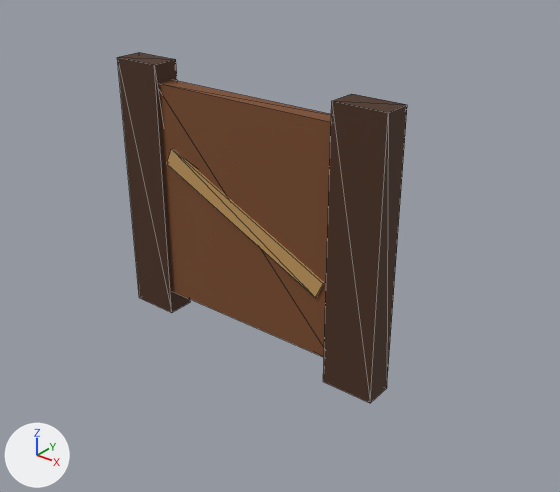
The glTF model assets/facilities/gate_pedestrian_wicket.glb as it was, and as the next commit left it.
Both versions are drawn from a 50 mm lens placed at (1.89, -2.16, 1.84), pointed at (0.14, 0.03, 0.48). Every picture has the same lights, and +X, +Y and +Z are marked at lower left. The picture after the commit comes second. Mesh edges are drawn as thin lines. Vertices at exactly the same position are counted once.

In view in the first picture: 'SM_facilities_gate_pedestrian_wicket'.
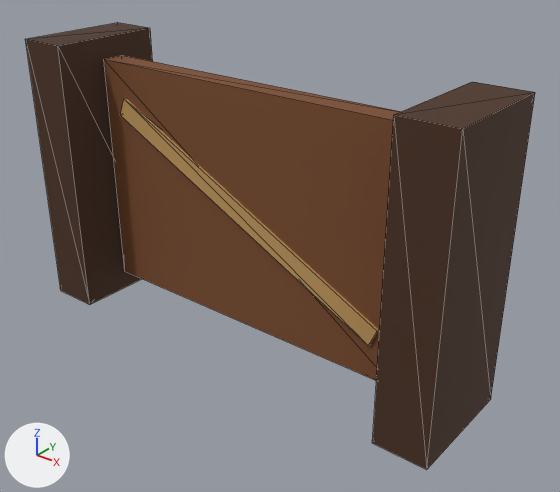
The change, as a diff of the scene's bpy script:
```diff
--- a/assets/facilities/gate_pedestrian_wicket.glb.py
+++ b/assets/facilities/gate_pedestrian_wicket.glb.py
@@ me_sm_facilities_gate_pedestrian_wicket @@
-me_sm_facilities_gate_pedestrian_wicket.from_pydata(...)  # 32 vertices, 48 faces; spans x -0.65..0.65, y -0.06..0.06, z 0.0..1.14
-me_sm_facilities_gate_pedestrian_wicket.vertices[0].co = (-0.65, -0.06, 0.0)  # pixel (139, 297)
-me_sm_facilities_gate_pedestrian_wicket.vertices[1].co = (-0.65, -0.06, 1.14)  # pixel (117, 57)
-me_sm_facilities_gate_pedestrian_wicket.vertices[2].co = (-0.65, 0.06, 0.0)
-me_sm_facilities_gate_pedestrian_wicket.vertices[3].co = (-0.65, 0.06, 1.14)  # pixel (139, 52)
-me_sm_facilities_gate_pedestrian_wicket.vertices[4].co = (-0.43, -0.06, 0.0)  # pixel (171, 312)
-me_sm_facilities_gate_pedestrian_wicket.vertices[5].co = (-0.43, -0.06, 1.14)  # pixel (154, 64)
-me_sm_facilities_gate_pedestrian_wicket.vertices[6].co = (-0.43, 0.06, 0.0)  # pixel (190, 302)
-me_sm_facilities_gate_pedestrian_wicket.vertices[7].co = (-0.43, 0.06, 1.14)  # pixel (175, 59)
-me_sm_facilities_gate_pedestrian_wicket.vertices[8].co = (0.43, -0.06, 0.0)  # pixel (323, 381)
-me_sm_facilities_gate_pedestrian_wicket.vertices[9].co = (0.43, -0.06, 1.14)  # pixel (331, 100)
-me_sm_facilities_gate_pedestrian_wicket.vertices[10].co = (0.43, 0.06, 0.0)
-me_sm_facilities_gate_pedestrian_wicket.vertices[11].co = (0.43, 0.06, 1.14)  # pixel (351, 93)
-me_sm_facilities_gate_pedestrian_wicket.vertices[12].co = (0.65, -0.06, 0.0)  # pixel (370, 403)
-me_sm_facilities_gate_pedestrian_wicket.vertices[13].co = (0.65, -0.06, 1.14)  # pixel (388, 112)
-me_sm_facilities_gate_pedestrian_wicket.vertices[14].co = (0.65, 0.06, 0.0)  # pixel (386, 388)
-me_sm_facilities_gate_pedestrian_wicket.vertices[15].co = (0.65, 0.06, 1.14)  # pixel (407, 104)
-me_sm_facilities_gate_pedestrian_wicket.vertices[16].co = (-0.456, -0.04, 0.1)
-me_sm_facilities_gate_pedestrian_wicket.vertices[17].co = (-0.456, -0.04, 1.06)
-me_sm_facilities_gate_pedestrian_wicket.vertices[18].co = (-0.456, 0.04, 0.1)
-me_sm_facilities_gate_pedestrian_wicket.vertices[19].co = (-0.456, 0.04, 1.06)
-me_sm_facilities_gate_pedestrian_wicket.vertices[20].co = (0.456, -0.04, 0.1)
-me_sm_facilities_gate_pedestrian_wicket.vertices[21].co = (0.456, -0.04, 1.06)
-me_sm_facilities_gate_pedestrian_wicket.vertices[22].co = (0.456, 0.04, 0.1)
-me_sm_facilities_gate_pedestrian_wicket.vertices[23].co = (0.456, 0.04, 1.06)
-me_sm_facilities_gate_pedestrian_wicket.vertices[24].co = (-0.408, -0.05, 0.726)  # pixel (166, 163)
-me_sm_facilities_gate_pedestrian_wicket.vertices[25].co = (-0.375, -0.05, 0.799)  # pixel (171, 148)
-me_sm_facilities_gate_pedestrian_wicket.vertices[26].co = (-0.408, 0.05, 0.726)
-me_sm_facilities_gate_pedestrian_wicket.vertices[27].co = (-0.375, 0.05, 0.799)
-me_sm_facilities_gate_pedestrian_wicket.vertices[28].co = (0.375, -0.05, 0.361)  # pixel (315, 297)
-me_sm_facilities_gate_pedestrian_wicket.vertices[29].co = (0.408, -0.05, 0.434)  # pixel (323, 283)
-me_sm_facilities_gate_pedestrian_wicket.vertices[30].co = (0.375, 0.05, 0.361)
-me_sm_facilities_gate_pedestrian_wicket.vertices[31].co = (0.408, 0.05, 0.434)
+me_sm_facilities_gate_pedestrian_wicket.from_pydata(...)  # 32 vertices, 48 faces; spans x -1.0..1.0, y -0.25..0.25, z 0.0..1.2
+# me_sm_facilities_gate_pedestrian_wicket part 1
+me_sm_facilities_gate_pedestrian_wicket.vertices[0].co = (-1.0, -0.25, 0.0)  # pixel (60, 290)
+me_sm_facilities_gate_pedestrian_wicket.vertices[1].co = (-1.0, -0.25, 1.2)  # pixel (25, 38)
+me_sm_facilities_gate_pedestrian_wicket.vertices[2].co = (-1.0, 0.25, 0.0)
+me_sm_facilities_gate_pedestrian_wicket.vertices[3].co = (-1.0, 0.25, 1.2)  # pixel (117, 22)
+me_sm_facilities_gate_pedestrian_wicket.vertices[4].co = (-0.782, -0.25, 0.0)  # pixel (89, 304)
+me_sm_facilities_gate_pedestrian_wicket.vertices[5].co = (-0.782, -0.25, 1.2)  # pixel (57, 45)
+me_sm_facilities_gate_pedestrian_wicket.vertices[6].co = (-0.782, 0.25, 0.0)
+me_sm_facilities_gate_pedestrian_wicket.vertices[7].co = (-0.782, 0.25, 1.2)  # pixel (150, 27)
+me_sm_facilities_gate_pedestrian_wicket.vertices[8].co = (0.782, -0.25, 0.0)  # pixel (372, 443)
+me_sm_facilities_gate_pedestrian_wicket.vertices[9].co = (0.782, -0.25, 1.2)  # pixel (393, 114)
+me_sm_facilities_gate_pedestrian_wicket.vertices[10].co = (0.782, 0.25, 0.0)
+me_sm_facilities_gate_pedestrian_wicket.vertices[11].co = (0.782, 0.25, 1.2)  # pixel (472, 81)
+me_sm_facilities_gate_pedestrian_wicket.vertices[12].co = (1.0, -0.25, 0.0)  # pixel (426, 469)
+me_sm_facilities_gate_pedestrian_wicket.vertices[13].co = (1.0, -0.25, 1.2)  # pixel (462, 128)
+me_sm_facilities_gate_pedestrian_wicket.vertices[14].co = (1.0, 0.25, 0.0)  # pixel (490, 399)
+me_sm_facilities_gate_pedestrian_wicket.vertices[15].co = (1.0, 0.25, 1.2)  # pixel (535, 92)
+me_sm_facilities_gate_pedestrian_wicket.vertices[16].co = (-0.752, -0.05, 0.105)  # pixel (124, 271)
+me_sm_facilities_gate_pedestrian_wicket.vertices[17].co = (-0.752, -0.05, 1.116)  # pixel (103, 59)
+me_sm_facilities_gate_pedestrian_wicket.vertices[18].co = (-0.752, 0.05, 0.105)
+me_sm_facilities_gate_pedestrian_wicket.vertices[19].co = (-0.752, 0.05, 1.116)  # pixel (121, 55)
+me_sm_facilities_gate_pedestrian_wicket.vertices[20].co = (0.752, -0.05, 0.105)
+me_sm_facilities_gate_pedestrian_wicket.vertices[21].co = (0.752, -0.05, 1.116)
+me_sm_facilities_gate_pedestrian_wicket.vertices[22].co = (0.752, 0.05, 0.105)
+me_sm_facilities_gate_pedestrian_wicket.vertices[23].co = (0.752, 0.05, 1.116)
+me_sm_facilities_gate_pedestrian_wicket.vertices[24].co = (-0.663, -0.062, 0.893)  # pixel (120, 115)
+me_sm_facilities_gate_pedestrian_wicket.vertices[25].co = (-0.629, -0.062, 0.969)  # pixel (123, 98)
+me_sm_facilities_gate_pedestrian_wicket.vertices[26].co = (-0.663, 0.062, 0.893)
+me_sm_facilities_gate_pedestrian_wicket.vertices[27].co = (-0.629, 0.062, 0.969)
+me_sm_facilities_gate_pedestrian_wicket.vertices[28].co = (0.629, -0.062, 0.252)  # pixel (368, 345)
+me_sm_facilities_gate_pedestrian_wicket.vertices[29].co = (0.663, -0.062, 0.328)  # pixel (377, 331)
+me_sm_facilities_gate_pedestrian_wicket.vertices[30].co = (0.629, 0.062, 0.252)
+me_sm_facilities_gate_pedestrian_wicket.vertices[31].co = (0.663, 0.062, 0.328)
 me_sm_facilities_gate_pedestrian_wicket.materials.append(mat_mat_palette)
```

Location of each change, [x1, y1, x2, y2] in pixels of the pictures (560 x 492 px):
'SM_facilities_gate_pedestrian_wicket', reshaped (76% wider, 27% taller): before [117, 52, 407, 403]; after [25, 23, 535, 470]
